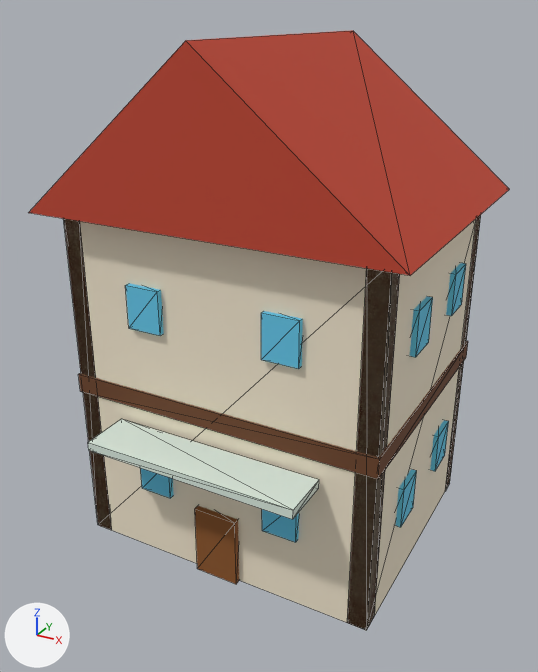
Two versions of the glTF model assets/props/wall_house.glb, one commit apart.
Camera for both pictures: a 50 mm camera at (1.87, -3.57, 2.96) aimed at (0.0, -0.17, 1.26). Arrows for +X, +Y and +Z are at lower left; the lights stay in place. The older version comes first. Mesh edges are drawn as thin lines. Vertices at exactly the same position are counted once.

Names of what the first picture shows: 'awning'.
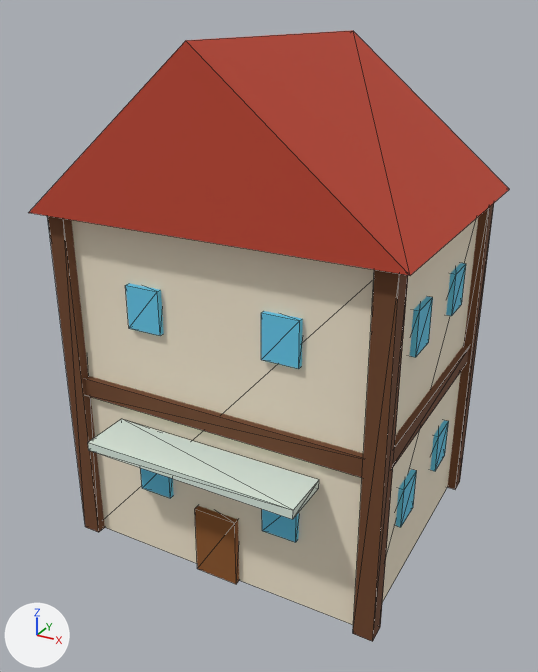
The change, as JSON lines over the scene's bpy script:
```json
{"block": "me_awning", "where": "# used by ob_awning; location = (0.0, 0.0, 0.0)"}
{"op": "remove", "block": "me_awning", "code": "me_awning.from_pydata(...)  # 126 vertices, 200 faces; spans x -1.02..1.02, y -1.05..0.87, z 0.0..2.84"}
{"op": "add", "block": "me_awning", "code": "me_awning.from_pydata(...)  # 134 vertices, 200 faces; spans x -1.02..1.02, y -1.05..0.87, z 0.0..2.84"}
{"block": "me_awning", "change": "me_awning part 1: a new loose piece, a box spanning x -0.94..0.94, y -0.79..0.79, z 0.94..1.05, in mat_beam (brown #6e4326)"}
{"block": "me_awning", "change": "me_awning part 2: a new loose piece, a box spanning x -0.95..-0.85, y -0.81..-0.69, z 0.0..2.0, in mat_beam (brown #6e4326)"}
{"block": "me_awning", "change": "me_awning part 3: a new loose piece, a box spanning x 0.85..0.95, y -0.81..-0.69, z 0.0..2.0, in mat_beam (brown #6e4326)"}
{"block": "me_awning", "change": "me_awning part 4: a new loose piece, a box spanning x 0.85..0.95, y 0.69..0.81, z 0.0..2.0, in mat_beam (brown #6e4326)"}
{"block": "me_awning", "change": "me_awning part 5: the loose piece of 8 vertices spanning x -0.91..0.91, y -0.76..0.76, z 0.94..1.05 is deleted"}
{"block": "me_awning", "change": "me_awning part 6"}
{"block": "me_awning", "change": "24 vertices are removed from x -0.9..0.9, y -0.75..0.75, z 0.0..2.0"}
{"block": "me_awning", "change": "48 faces are deleted"}
{"block": "me_awning", "change": "other edits to the shape of me_awning do not show in these pictures"}
```

Where the change shows, as pixel boxes [x1, y1, x2, y2] in the pictures (538 x 672 px):
```json
{"object": "awning", "change": "reshaped", "before": [29, 30, 509, 630], "after": [29, 30, 509, 642]}
{"part": 1, "of": "me_awning", "change": "added", "after": [84, 345, 469, 478], "on screen": "brown"}
{"part": 2, "of": "me_awning", "change": "added", "after": [48, 216, 105, 532], "on screen": "brown"}
{"part": 3, "of": "me_awning", "change": "added", "after": [353, 270, 408, 642], "on screen": "brown"}
{"part": 4, "of": "me_awning", "change": "added", "after": [447, 203, 494, 490], "on screen": "brown"}
{"part": 5, "of": "me_awning", "change": "deleted", "before": [78, 341, 468, 479]}
{"part": 6, "of": "me_awning", "change": "deleted", "before": [64, 216, 481, 630], "on screen": "mostly hidden"}
```
